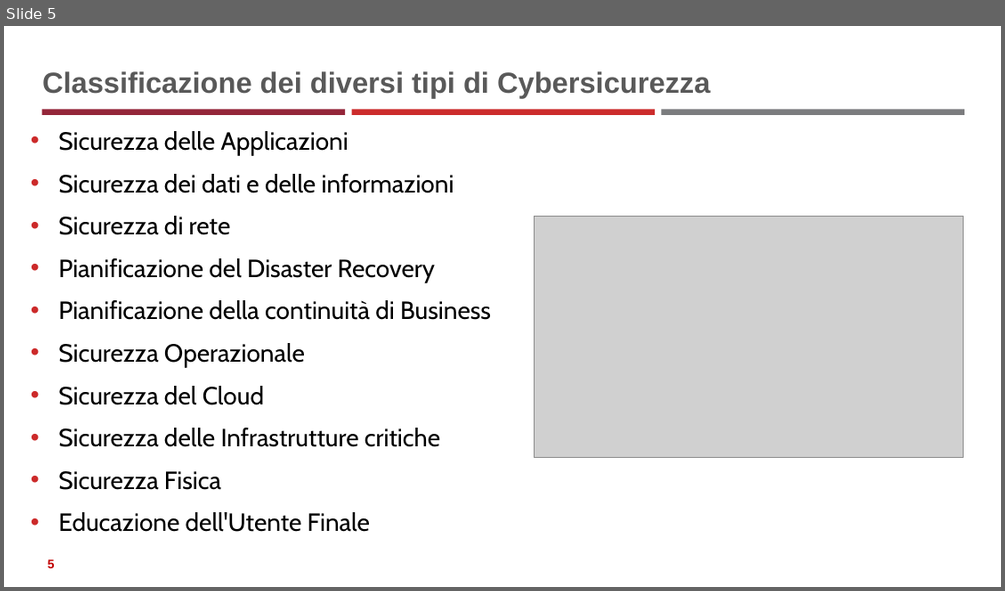
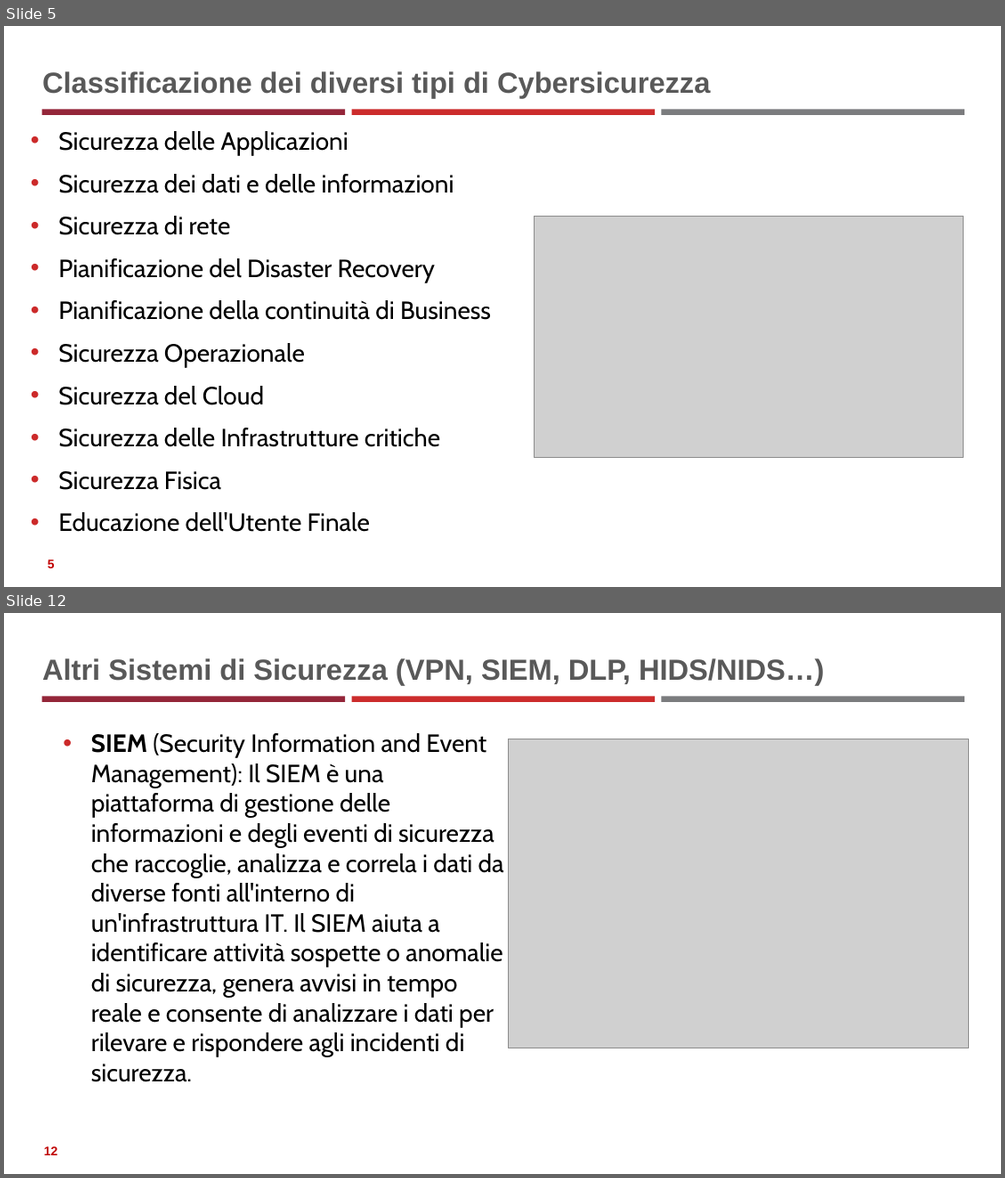
Before and after one commit to neural1977/data_science_interview_material, a slide deck: Cybersecurity/Fondamenti_di_Cybersicurezza.pptx. Shown one above the other, each under a label of ours: slide 5 before the commit, slides 5 and 12 after it; the slides between them are not shown. The pictures are 1005x591 and 1005x1178 pixels, drawn with LibreOffice and Linux fonts; fonts in the diff are those of the drawing; grey boxes stand for pictures. Boxes give left, top, right and bottom in pixels: in the first picture for what was removed or moved away, otherwise in the second. Text is boxed around its words. In the diff, an @@ line names an element or a change of style, - is before the commit and + after.

```diff
--- a/Cybersecurity/Fondamenti_di_Cybersicurezza.pptx
+++ b/Cybersecurity/Fondamenti_di_Cybersicurezza.pptx
@@ slide 12 added at (4, 613, 1001, 1174), background #FFFFFF; not listed: 3 template elements that a slide beside it also shows @@
@@ title added at (42, 658, 824, 684), 28 pt, text #595959, bold @@
+Altri Sistemi di Sicurezza (VPN, SIEM, DLP, HIDS/NIDS…)
@@ text added at (91, 733, 504, 1082), 24 pt, text #000000 @@
+• SIEM (Security Information and Event Management): Il SIEM è una piattaforma di gestione delle informazioni e degli eventi di sicurezza che raccoglie, analizza e correla i dati da diverse fonti all'interno di un'infrastruttura IT. Il SIEM aiuta a identificare attività sospette o anomalie di sicurezza, genera avvisi in tempo reale e consente di analizzare i dati per rilevare e rispondere agli incidenti di sicurezza.
@@ picture added at (508, 738, 968, 1047) @@
@@ page number added at (44, 1146, 58, 1155), 12 pt, text #C00000, bold @@
+12
```
Also in this commit, not shown: 20 other slides added, 34 other files.
